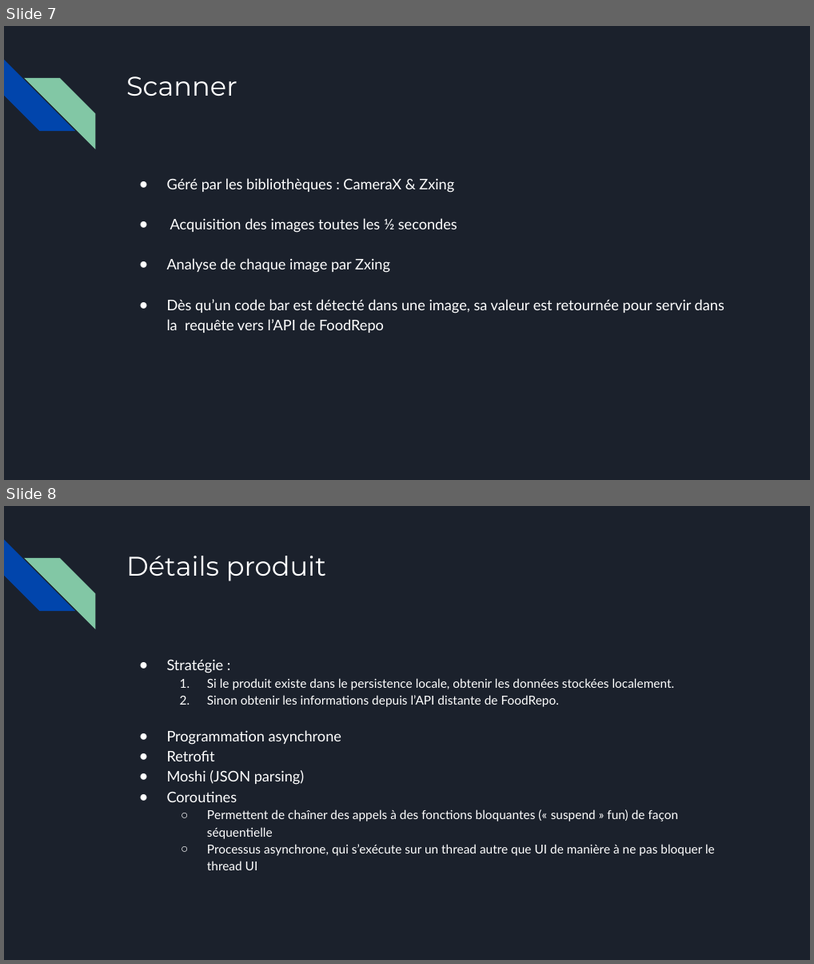
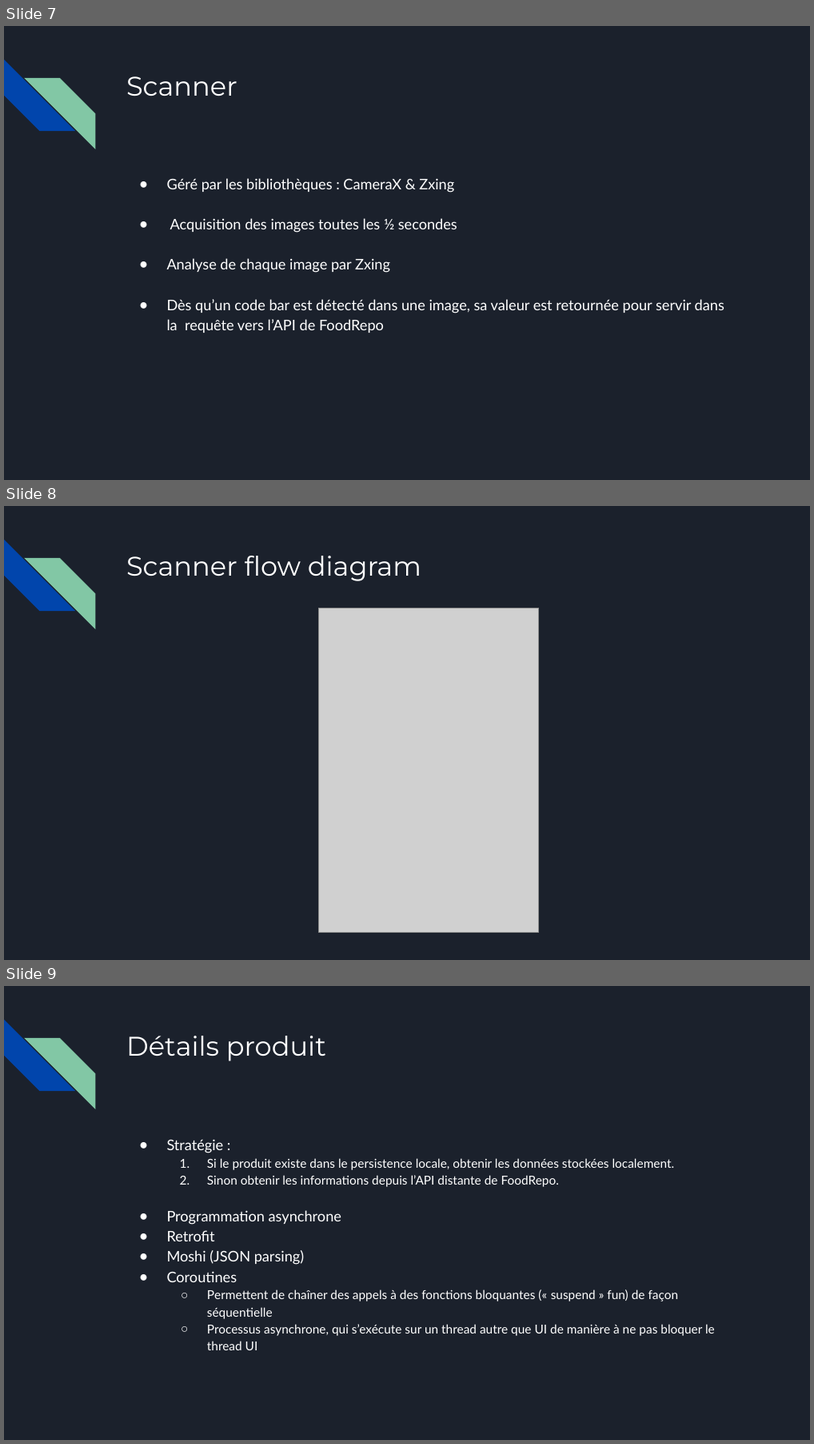
Before and after one commit to mofobo/food-scanner, a slide deck: presentation/food-scanner.pptx. Shown one above the other, each under a label of ours: slides 7 and 8 before the commit, slides 7, 8 and 9 after it. The pictures are 814x964 and 814x1444 pixels, drawn with LibreOffice and Linux fonts; fonts in the diff are those of the drawing; grey boxes stand for pictures. Boxes give left, top, right and bottom in pixels: in the first picture for what was removed or moved away, otherwise in the second. Text is boxed around its words. In the diff, an @@ line names an element or a change of style, - is before the commit and + after.

Commit message:
add scanner flow diagram

```diff
--- a/presentation/food-scanner.pptx
+++ b/presentation/food-scanner.pptx
@@ slide 8 added at [4,506,810,960], background #1B212C; not listed: 2 template elements that a slide beside it also shows @@
@@ title added at [126,556,422,581], 24 pt, text #FFFFFF @@
+Scanner flow diagram
@@ picture added at [318,608,538,932] @@
@@ what was slide 8 is now slide 9 @@
```
Also in this commit, not shown: 1 slide changed.
